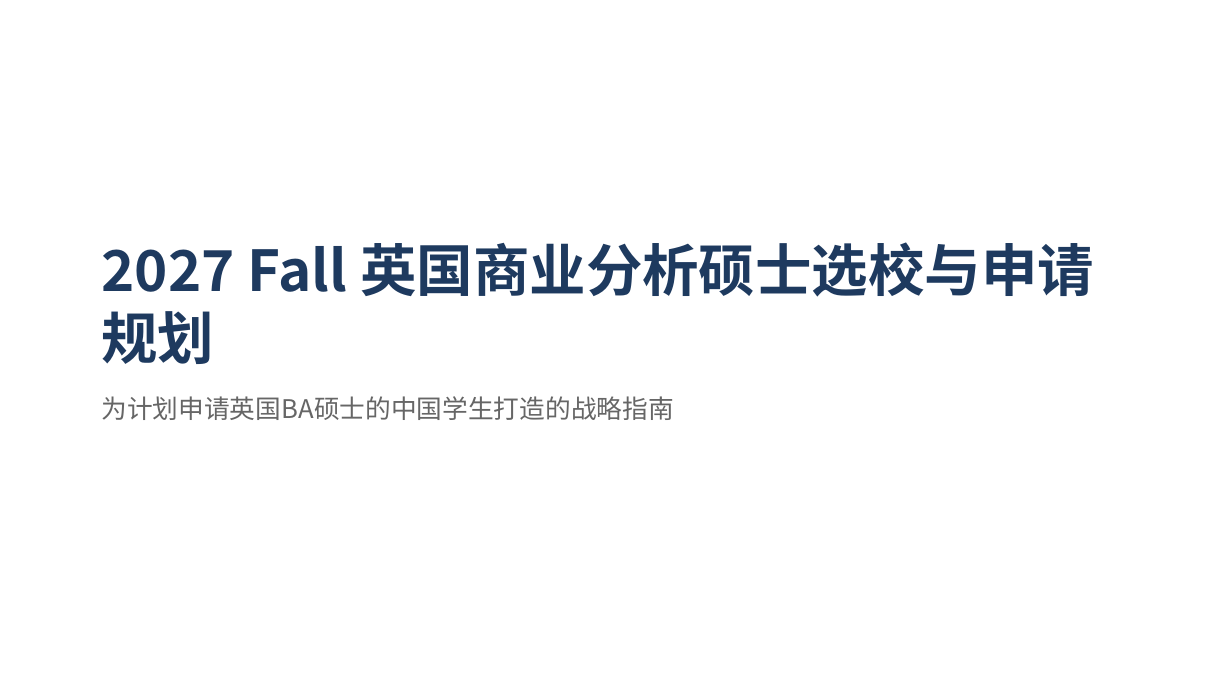
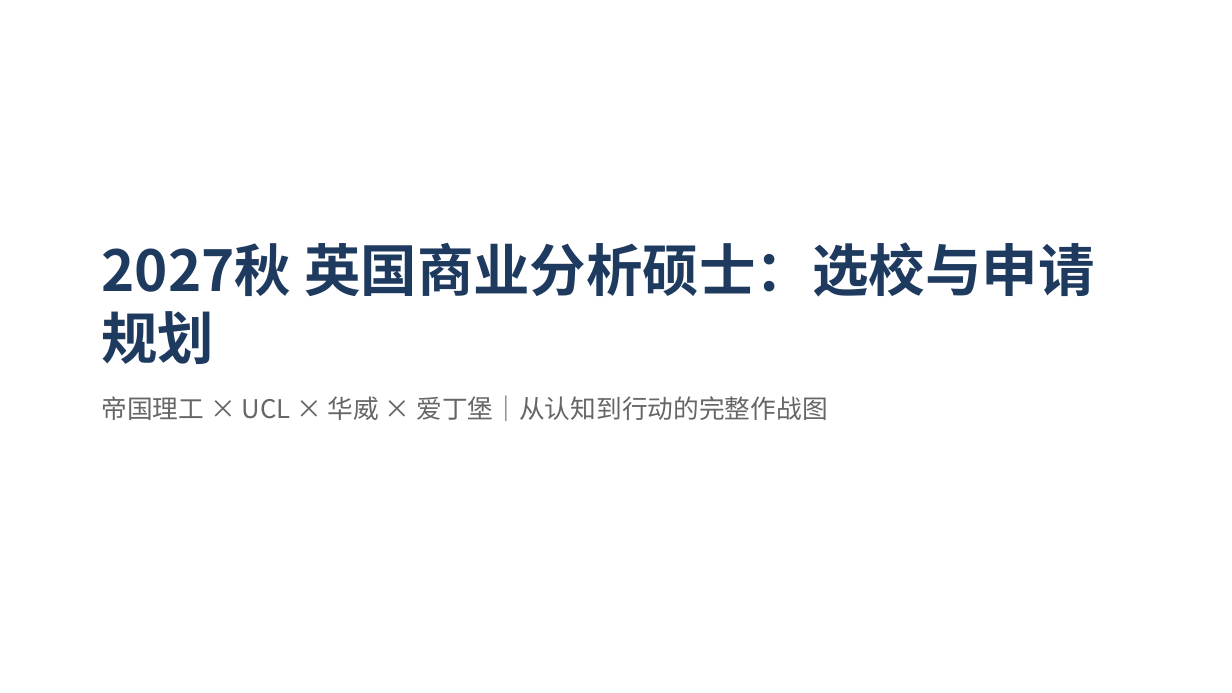
Before and after one commit to SunJenry/PPT_Generator, a slide deck: slide 1 of demo/demo1.pptx. Drawn at 1232x693 pixels with LibreOffice and Linux fonts; fonts in the diff are those of the drawing. Boxes give left, top, right and bottom in pixels: in the first picture for what was removed or moved away, otherwise in the second. Text is boxed around its words. In the diff, an @@ line names an element or a change of style, - is before the commit and + after.

```diff
--- a/demo/demo1.pptx
+++ b/demo/demo1.pptx
@@ text at (x1=101, y1=242, x2=1094, y2=364): text changed @@
-2027 Fall 英国商业分析硕士选校与申请规划
+2027秋 英国商业分析硕士：选校与申请规划
@@ text at (x1=101, y1=395, x2=827, y2=421): text changed @@
-为计划申请英国BA硕士的中国学生打造的战略指南
+帝国理工 × UCL × 华威 × 爱丁堡｜从认知到行动的完整作战图
```
Also in this commit, not shown: 13 other slides changed, 13 slides added, 16 slides removed.
